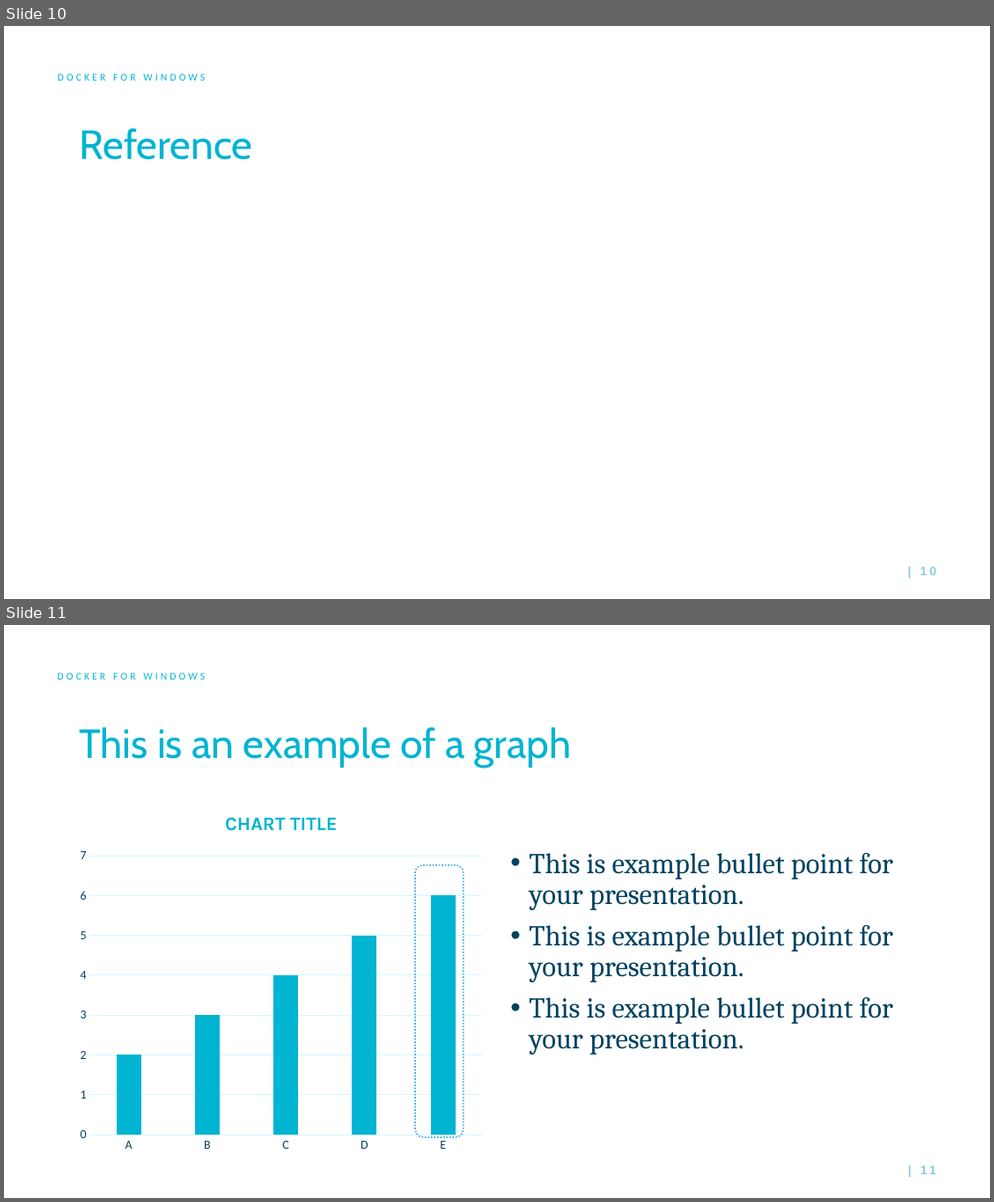
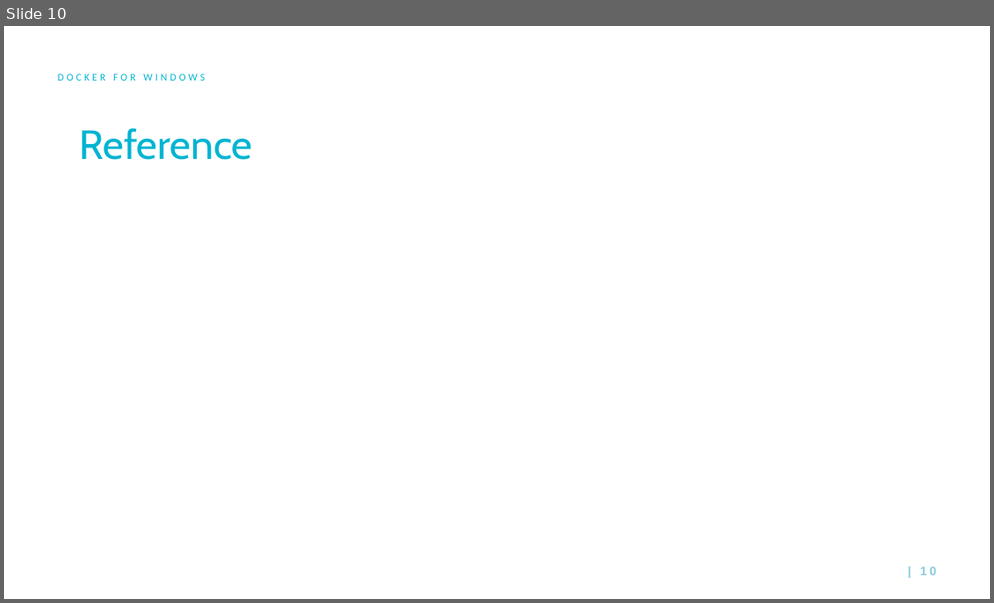
Before and after one commit to priyakantpatel/windows-containers, a slide deck: demo-win-container.pptx. Shown one above the other, each under a label of ours: slides 10 and 11 before the commit, slide 10 after it. The pictures are 994x1202 and 994x603 pixels, drawn with LibreOffice and Linux fonts; fonts in the diff are those of the drawing; background and template pictures are left out. Boxes give left, top, right and bottom in pixels: in the first picture for what was removed or moved away, otherwise in the second. Text is boxed around its words. In the diff, an @@ line names an element or a change of style, - is before the commit and + after.

```diff
--- a/demo-win-container.pptx
+++ b/demo-win-container.pptx
@@ slide 11 removed at bbox=[4, 625, 990, 1198], background #FFFFFF; not listed: 1 template element that a slide beside it also shows @@
@@ text removed at bbox=[58, 673, 205, 680] @@
-DOCKER FOR WINDOWS
@@ title removed at bbox=[79, 727, 571, 768] @@
-This is an example of a graph
@@ column chart removed at bbox=[72, 796, 491, 1159] @@
-title "CHART TITLE "
-categories: A, B, C, D, E
-Series 1: 2, 3, 4, 5, 6
@@ text removed at bbox=[528, 853, 893, 1054] @@
-• This is example bullet point for your presentation.
-• This is example bullet point for your presentation.
-• This is example bullet point for your presentation.
@@ rounded rectangle removed at bbox=[415, 865, 463, 1137] @@
```
Also in this commit, not shown: 1 slide changed, 2 slides added, 2 other slides removed.
